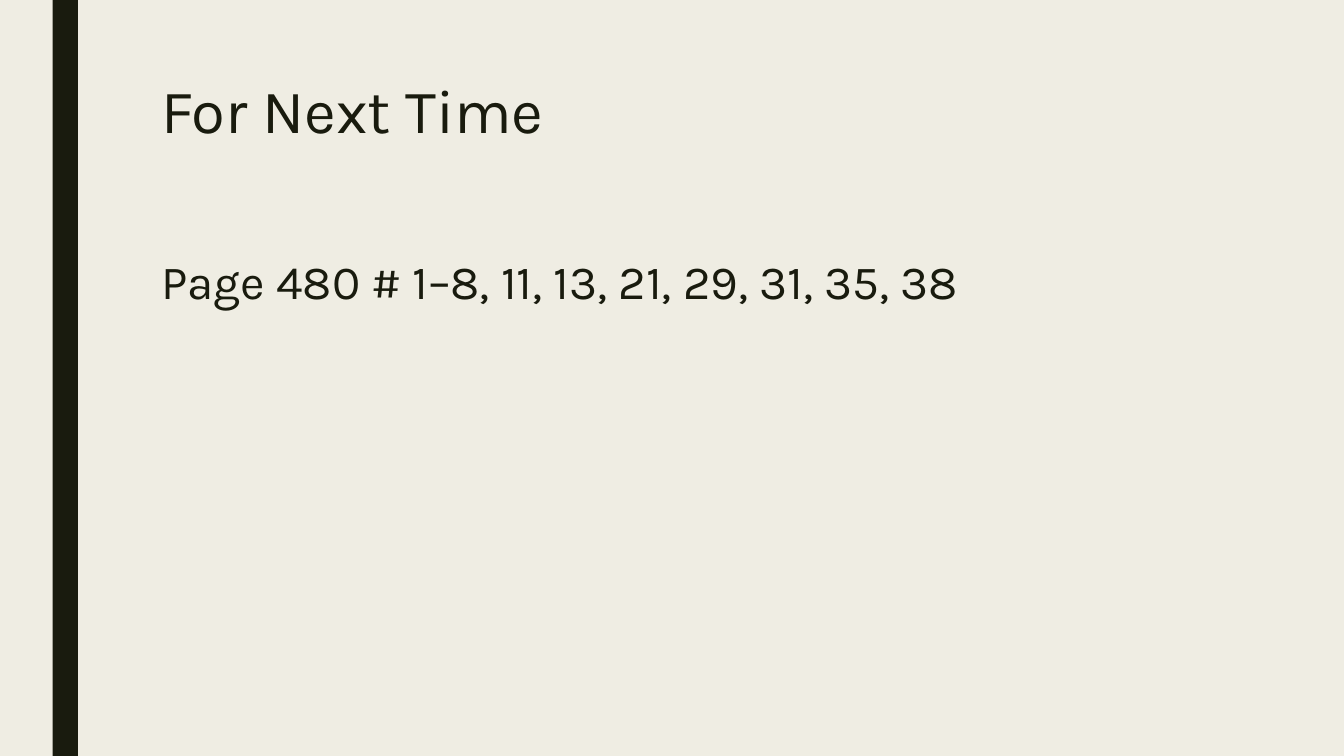
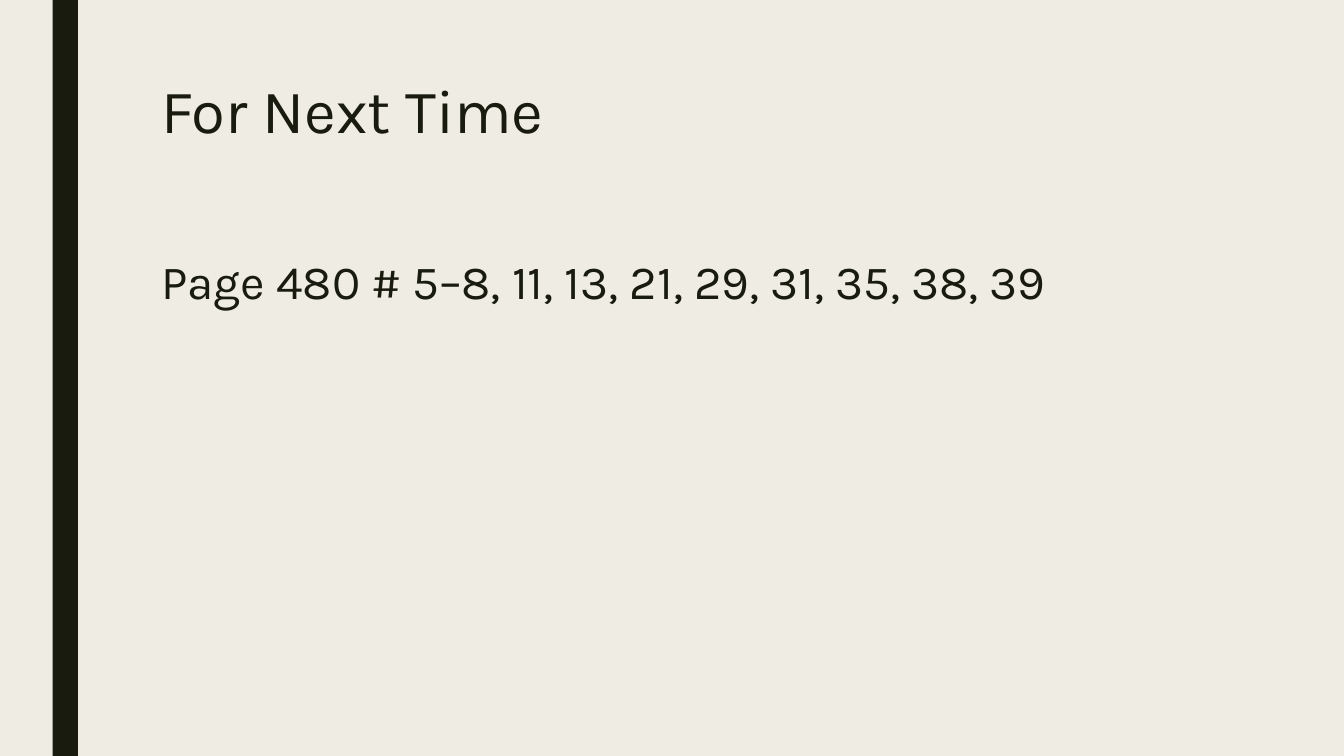
Before and after one commit to codecuddy/algebra_3-4, a slide deck: slide 9 of _PowerPoints/2nd Semester/Unit 9 Logarithms/Algebra_4_Day_077 7.6 Natural Logarithms.pptx. Drawn at 1344x756 pixels with LibreOffice and Linux fonts; fonts in the diff are those of the drawing. Boxes give left, top, right and bottom in pixels: in the first picture for what was removed or moved away, otherwise in the second. Text is boxed around its words. In the diff, an @@ line names an element or a change of style, - is before the commit and + after.

```diff
--- a/_PowerPoints/2nd Semester/Unit 9 Logarithms/Algebra_4_Day_077 7.6 Natural Logarithms.pptx
+++ b/_PowerPoints/2nd Semester/Unit 9 Logarithms/Algebra_4_Day_077 7.6 Natural Logarithms.pptx
@@ text at <box>161,268,1046,311</box>: text changed @@
-Page 480 # 1–8, 11, 13, 21, 29, 31, 35, 38
+Page 480 # 5–8, 11, 13, 21, 29, 31, 35, 38, 39
```
Also in this commit, not shown: 3 other files.
